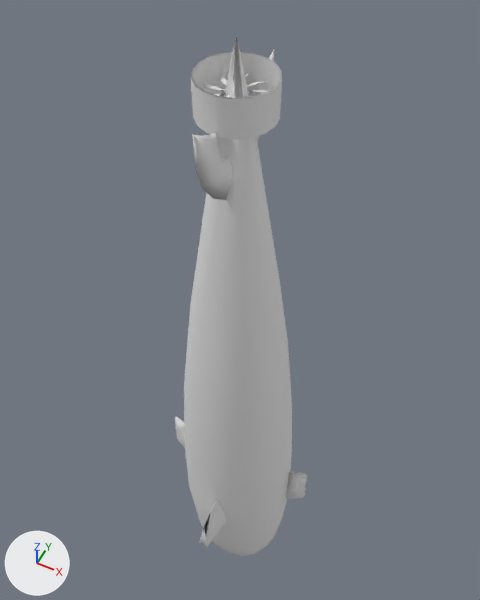
One commit to the OBJ model searobots-viewer/src/main/resources/models/submarine-hybrid.obj: the scene before it, then after it.
Before and after are seen from a camera (50 mm lens) standing at (30.4, -60.2, 105.7) and looking at (-4.7, 9.9, 18.1). Arrows for +X, +Y and +Z are at lower left; the lights stay in place. The first picture is the older version. Where no turn or scale is listed for an object, it has been applied to the vertices. Vertices at exactly the same position are counted once.

Objects in the first picture: 'submarine-hybrid'.
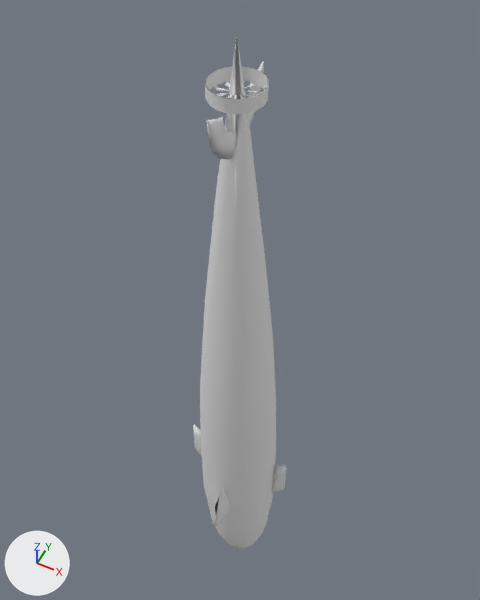
The newer file is also rescaled (x0.567) as a whole; pictures and numbers use the older file's frame.

Patch to the scene script:
```diff
--- a/searobots-viewer/src/main/resources/models/submarine-hybrid.obj.py
+++ b/searobots-viewer/src/main/resources/models/submarine-hybrid.obj.py
@@ me_submarine_hybrid @@
 # used by ob_submarine_hybrid; location = (0.0, 0.0, 0.0)
-me_submarine_hybrid.from_pydata(...)  # 1774 vertices, 3535 faces; spans x -15.1..14.9, y -15.9..9.9, z -60.2..72.0
+me_submarine_hybrid.from_pydata(...)  # 1774 vertices, 3535 faces; spans x -10.6..10.5, y -11.2..7.0, z -60.2..72.0
+# me_submarine_hybrid part 1: the loose piece of 72 vertices spanning x -5.0..5.0, y -5.3..4.8, z 62.7..67.7 is scaled about its middle by (0.705, 0.705, 0.36), then moved by (0.0, 0.1, 0.6)
+# me_submarine_hybrid part 2: the loose piece of 149 vertices spanning x -11.3..11.1, y -9.6..9.0, z -60.2..72.0 is scaled about the mesh origin by (0.705, 0.705, 1)
+# me_submarine_hybrid part 3: the loose piece of 52 vertices spanning x -2.1..2.1, y -15.9..-9.2, z -32.6..-19.1 is scaled about the mesh origin by (0.705, 0.705, 1)
+# me_submarine_hybrid part 4: the loose piece of 75 vertices spanning x 10.8..14.9, y -0.2..0.7, z -27.9..-13.2 is scaled about the mesh origin by (0.705, 0.705, 1)
+# me_submarine_hybrid part 5: the loose piece of 89 vertices spanning x -15.1..-11.1, y -0.2..0.7, z -27.9..-13.2 is scaled about the mesh origin by (0.705, 0.705, 1)
+# me_submarine_hybrid part 6: the loose piece of 213 vertices spanning x -0.8..0.7, y -10.3..9.9, z 49.7..66.0 is scaled about its middle by (0.705, 0.705, 0.6), then moved by (0.0, 0.1, 3.3)
+# me_submarine_hybrid part 7: the loose piece of 1124 vertices spanning x -4.4..4.3, y -4.6..4.1, z 65.0..65.5 is scaled about the mesh origin by (0.705, 0.705, 1)
 me_submarine_hybrid.materials.append(mat_metal_black_plain)
```

Where the change shows, as pixel boxes [x1, y1, x2, y2] in the pictures (480 x 600 px; the box of a moved part takes in the faces that stretch with it):
'submarine-hybrid', reshaped (29% narrower): before [175, 37, 307, 556]; after [193, 37, 287, 549]
part 1 of me_submarine_hybrid, moved or reshaped: before [191, 52, 282, 140]; after [205, 66, 269, 114]
part 2 of me_submarine_hybrid, moved or reshaped: before [184, 37, 292, 556]; after [200, 37, 276, 549]
part 3 of me_submarine_hybrid, moved or reshaped: before [199, 499, 228, 547]; after [212, 487, 231, 526]
part 4 of me_submarine_hybrid, moved or reshaped: before [286, 472, 307, 499]; after [272, 465, 287, 493]
part 5 of me_submarine_hybrid, moved or reshaped: before [175, 416, 185, 448]; after [193, 424, 202, 457]
part 6 of me_submarine_hybrid, moved or reshaped: before [193, 50, 274, 200]; after [207, 60, 264, 159]
part 7 of me_submarine_hybrid, moved or reshaped: before [204, 74, 268, 98]; after [214, 79, 261, 99]
